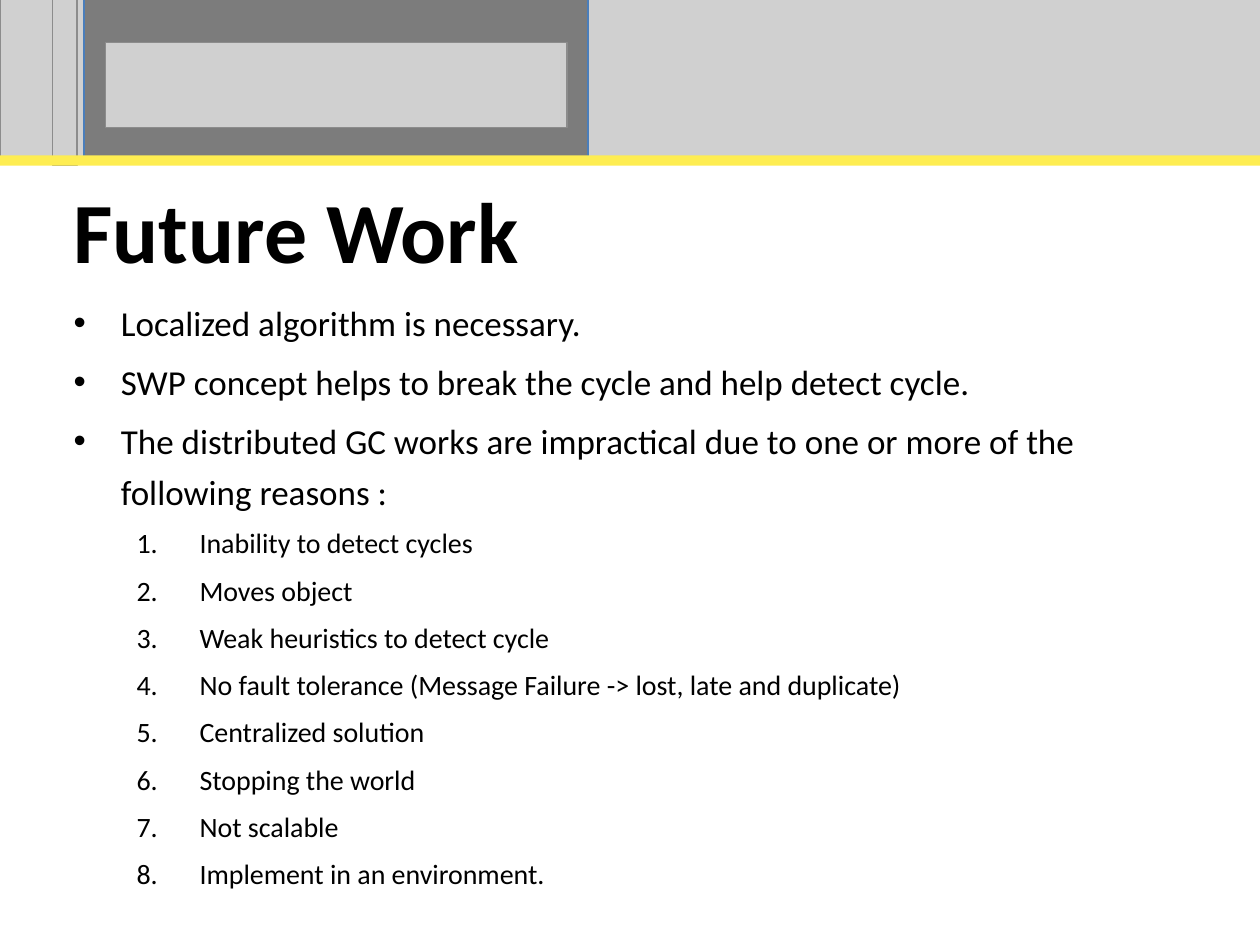
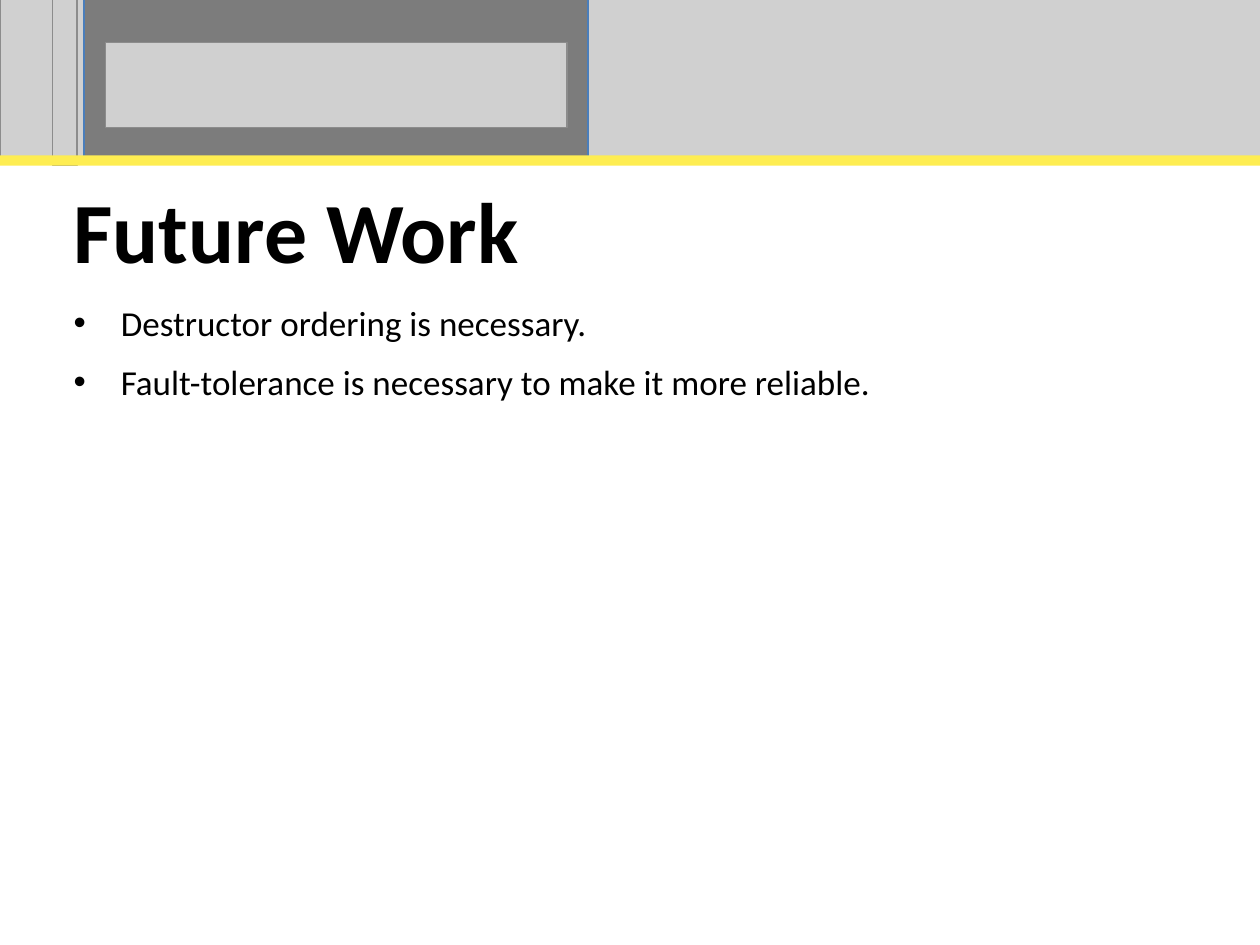
Before and after one commit to perpetualcoder/thesis, a slide deck: slide 77 of thesisppt/defense.ppt (slide 69 before the commit). Drawn at 1260x945 pixels with LibreOffice and Linux fonts; fonts in the diff are those of the drawing; grey boxes stand for pictures. Boxes give left, top, right and bottom in pixels: in the first picture for what was removed or moved away, otherwise in the second. Text is boxed around its words. In the diff, an @@ line names an element or a change of style, - is before the commit and + after.

Commit message:
slides

```diff
--- a/thesisppt/defense.ppt
+++ b/thesisppt/defense.ppt
@@ subtitle at (x1=121, y1=311, x2=870, y2=401): text changed; size 16 to 20 pt @@
-• Localized algorithm is necessary.
-• SWP concept helps to break the cycle and help detect cycle.
-• The distributed GC works are impractical due to one or more of the following reasons :
-  1. Inability to detect cycles
-  2. Moves object
-  3. Weak heuristics to detect cycle
-  4. No fault tolerance (Message Failure -> lost, late and duplicate)
-  5. Centralized solution
-  6. Stopping the world
-  7. Not scalable
-  8. Implement in an environment.
+• Destructor ordering is necessary.
+• Fault-tolerance is necessary to make it more reliable.
```
Also in this commit, not shown: 15 other slides changed, 9 slides added, 2 slides removed, 18 other files.
